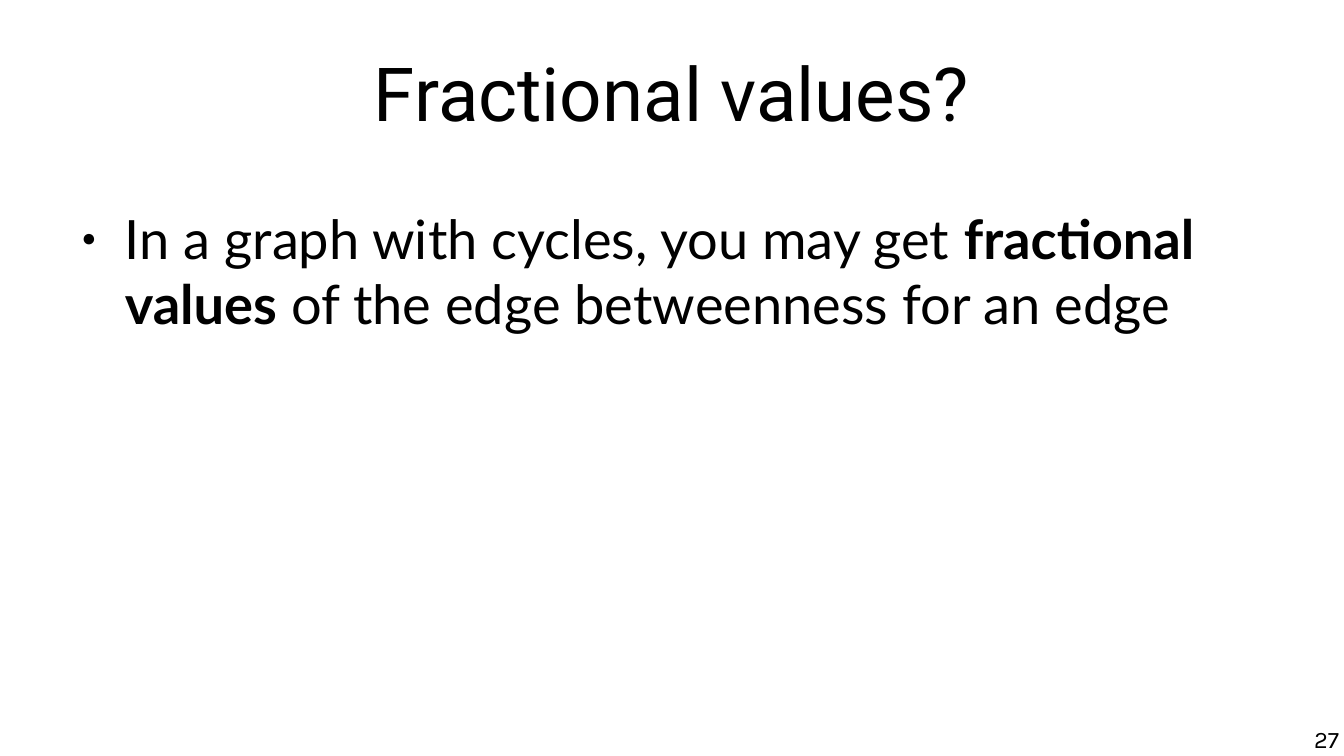
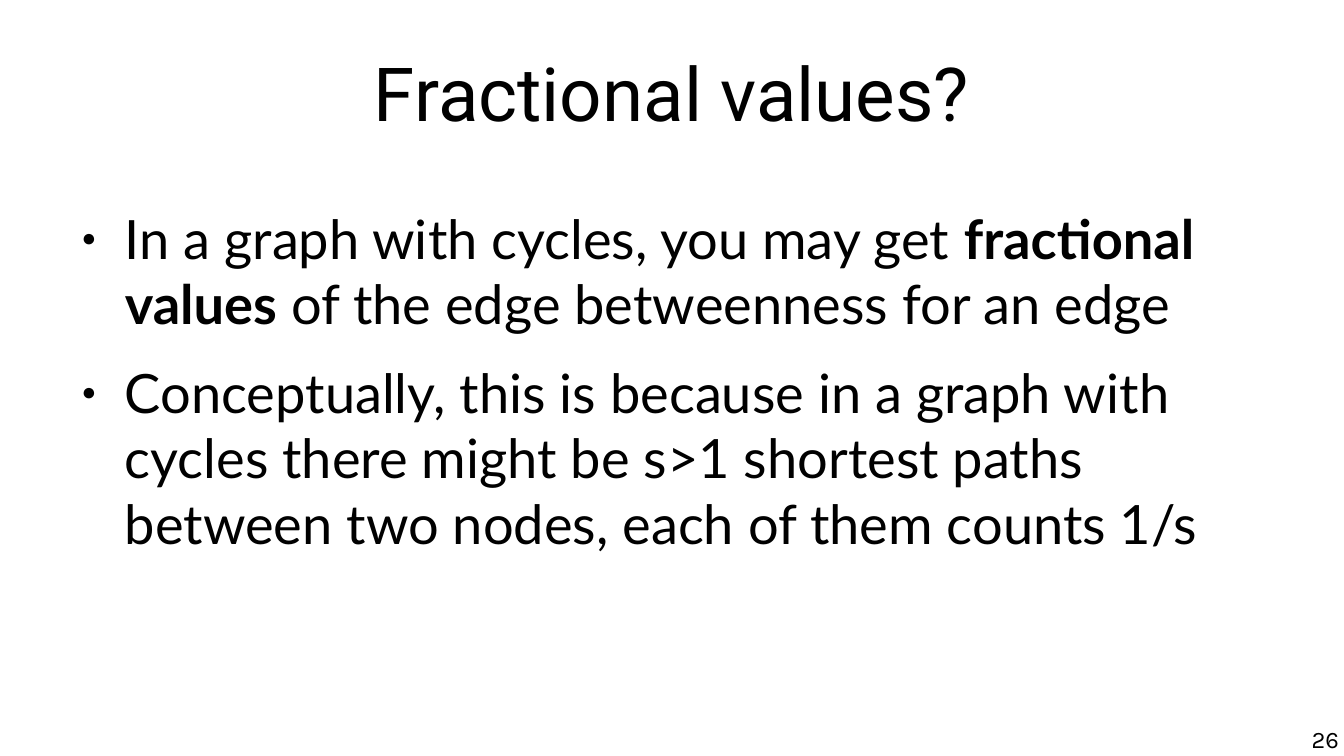
Before and after one commit to chatox/networks-science-course, a slide deck: slide 26 of theory/odp/tt07-betweenness.odp (slide 27 before the commit). Drawn at 1344x756 pixels with LibreOffice and Linux fonts; fonts in the diff are those of the drawing. Boxes give left, top, right and bottom in pixels: in the first picture for what was removed or moved away, otherwise in the second. Text is boxed around its words. In the diff, an @@ line names an element or a change of style, - is before the commit and + after.

```diff
--- a/theory/odp/tt07-betweenness.odp
+++ b/theory/odp/tt07-betweenness.odp
@@ text at box(125, 373, 1197, 551): paragraph added @@
+● Conceptually, this is because in a graph with cycles there might be s>1 shortest paths between two nodes, each of them counts 1/s
@@ page number at box(1312, 733, 1339, 749): text changed @@
-27
+26
```
Also in this commit, not shown: 1 other slide changed, 1 slide removed, 1 other file.
